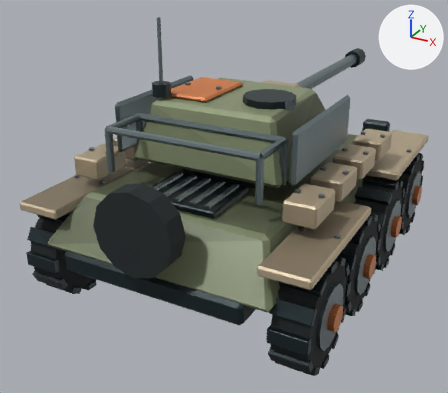
Before and after pictures for a commit that changed the glTF model assets/models/frontier/v1/Ironback.glb.
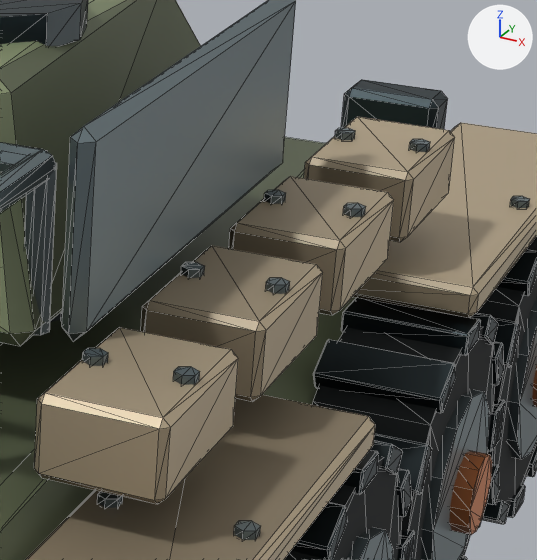
The first picture shows the older version from a 50 mm camera at (2.75, -5.62, 3.46) aimed at (-0.4, 0.1, 0.6). The close-ups show the older and then the newer version on the part from 61% to 92% of the width and 25% to 62% of the height of that picture. Only the edits that show in the close-ups are written down. Every picture has the same lights, and +X, +Y and +Z are marked at upper right. The close-ups show mesh edges as thin lines. Where no turn or scale is listed for an object, it has been applied to the vertices.

The older version as bpy lines, for what is in view:
```python
ob_export_ironback_axle = bpy.data.objects.new('export_Ironback_Axle', me_cylinder_317)
ob_export_ironback_axle.location = (0.0, -1.44, 0.47)
ob_export_ironback_salvagedturret = bpy.data.objects.new('export_Ironback_SalvagedTurret', me_salvagedturret_003)
ob_export_ironback_salvagedturret.location = (0.0, 0.0, 0.0)
ob_export_ironback_tire_003 = bpy.data.objects.new('export_Ironback_Tire.003', me_cylinder_328)
ob_export_ironback_tire_003.location = (1.275, -0.48, 0.5)
# also in view: 'export_Ironback_Tire.005' at (1.31, 0.48, 0.5); 'export_Ironback_Tire.007' at (1.31, 1.44, 0.5)
```
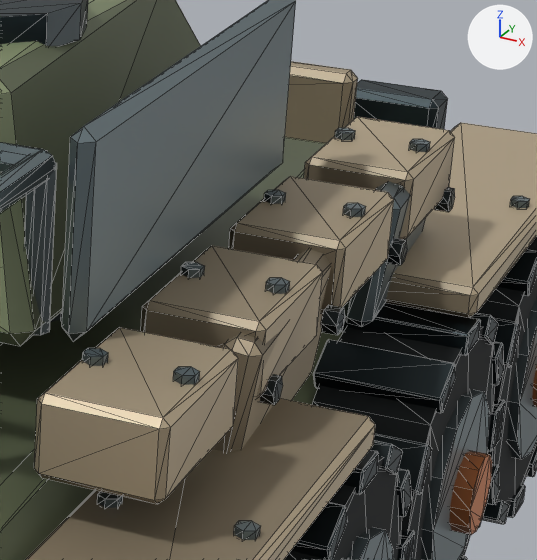
Pixel boxes (x1, y1, x2, y2) of what changed, in the close-ups (537 x 560 px):
'export_Ironback_SalvagePlate2', added: after (285, 61, 455, 327)
    faces in mat_frontier_secondary: (285, 61, 358, 143)
    faces in mat_frontier_titanium: (342, 181, 426, 327)
    faces in mat_frontier_graphite: (387, 187, 455, 265)
'export_Ironback_SalvagePlate1', added (brown): after (212, 249, 345, 452)
    faces in mat_frontier_secondary: (212, 249, 331, 452)
    faces in mat_frontier_graphite: (260, 305, 345, 405)

The edits, one by one:
Mesh me_cube_928 is new.
It has 120 vertices, 212 faces and spans x -0.1..2.44, y -0.29..1.23, z -0.2..0.19.
Faces by material slot: [88, 80, 44].
It uses material mat_frontier_titanium.
It uses material mat_frontier_graphite.
It uses material mat_frontier_secondary.
Mesh me_cube_926 is new.
It has 96 vertices, 168 faces and spans x -0.1..2.44, y -0.38..0.38, z -0.19..0.19.
Faces by material slot: [88, 80].
It uses material mat_frontier_secondary.
It uses material mat_frontier_graphite.
Object 'export_Ironback_SalvagePlate2' (ob_export_ironback_salvageplate2) is new; it shows me_cube_928.
Its location is (-1.173, 0.58, 1.19).
Object 'export_Ironback_SalvagePlate1' (ob_export_ironback_salvageplate1) is new; it shows me_cube_926.
Its location is (-1.173, -0.45, 1.19).
